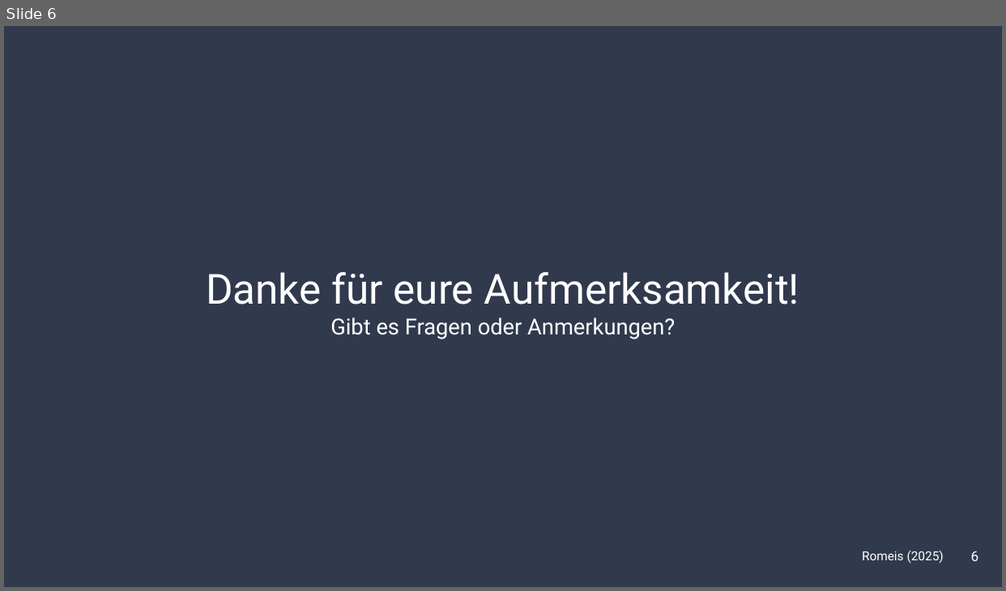
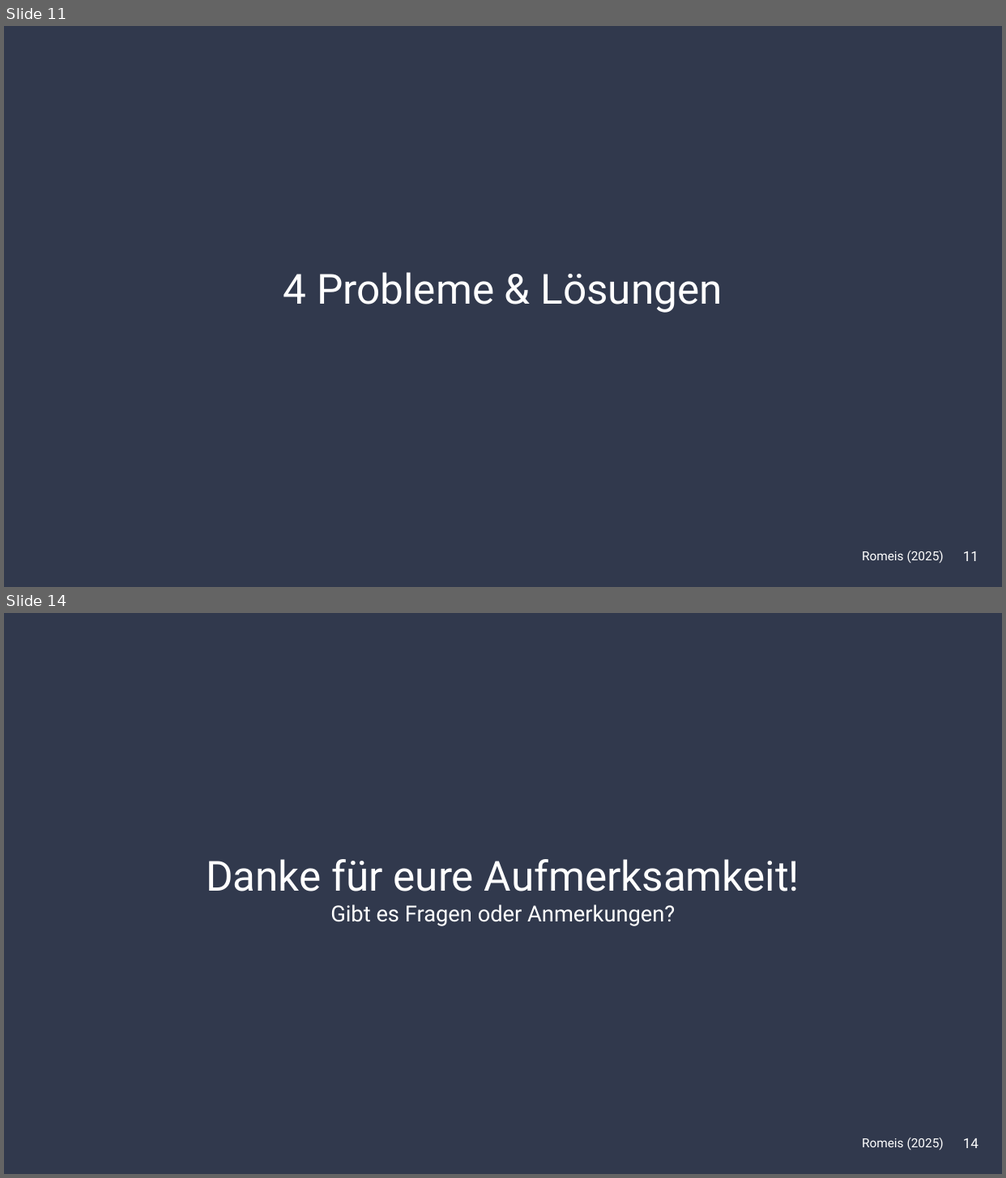
Before and after one commit to FiJoRom/DevOps-Task-Manager, a slide deck: Präsentation_DevOps_Romeis.pptx. Shown one above the other, each under a label of ours: slide 6 before the commit, slides 11 and 14 after it; the slides between them are not shown. The pictures are 1006x591 and 1006x1178 pixels, drawn with LibreOffice and Linux fonts; fonts in the diff are those of the drawing. Boxes give left, top, right and bottom in pixels: in the first picture for what was removed or moved away, otherwise in the second. Text is boxed around its words. In the diff, an @@ line names an element or a change of style, - is before the commit and + after.

```diff
--- a/Präsentation_DevOps_Romeis.pptx
+++ b/Präsentation_DevOps_Romeis.pptx
@@ slide 11 added at box(4, 26, 1002, 587), background #31394D @@
@@ text added at box(283, 272, 722, 313), 30 pt, text #FFFFFF @@
+4 Probleme & Lösungen
@@ text added at box(862, 551, 944, 563), 9 pt, text #FFFFFF @@
+Romeis (2025)
@@ page number added at box(963, 552, 978, 561), 10 pt, text #FFFFFF @@
+11
@@ what was slide 6 is now slide 14 @@
@@ page number at box(963, 1139, 978, 1148): text changed @@
-6
+14
```
Also in this commit, not shown: 3 slides changed, 9 other slides added, 4 slides removed, 1 other file.
